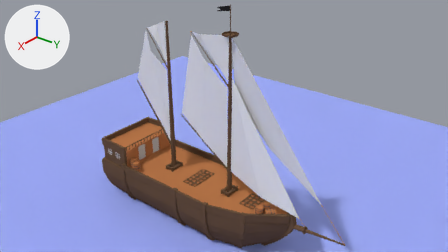
A saved change to the Blender file Assets/Objects/Blender/PirateShip.blend.
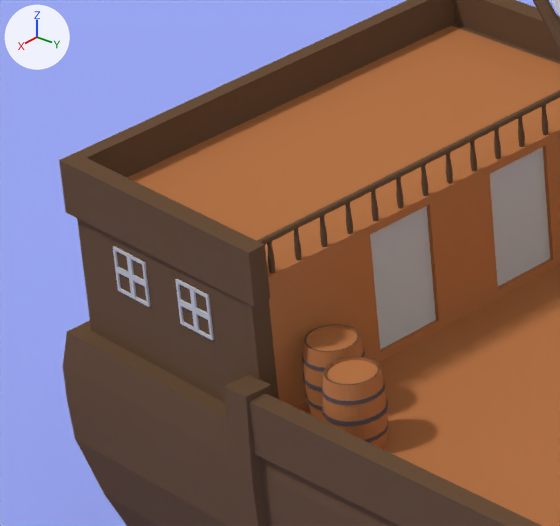
The first picture shows the older version from the file's camera 'Camera'. The close-ups show both versions on the part from 21% to 36% of the width and 47% to 72% of the height of that picture; other places that the commit changed are outside them. Lighting does not change. The marker at upper left points along +X, +Y and +Z.

Objects in the first close-up: 'Barrel.001', 'Barrel.002', 'Cube.002', 'Handrail.001', 'Plane', 'Plane.001'.
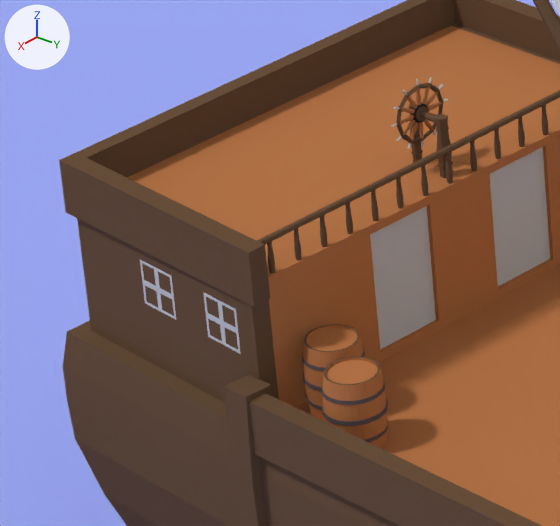
Patch to the scene script:
```diff
--- a/Assets/Objects/Blender/PirateShip.blend.py
+++ b/Assets/Objects/Blender/PirateShip.blend.py
@@ mat_woodblack @@
+mat_woodblack = diffuse_material('WoodBlack')
+mat_woodblack.base_color = (0.0236, 0.0236, 0.0236)  # black #2a2a2a
@@ me_cylinder_005 @@
+me_cylinder_005.from_pydata(...)  # 126 vertices, 122 faces; spans x -0.21..0.21, y -0.25..0.25, z 0.7..3.52
+# faces by material slot: [85, 37]
+me_cylinder_005.materials.append(mat_woodbright)  # orange #b87649
+me_cylinder_005.materials.append(mat_woodwhite)  # light grey #c3c3c3
@@ me_cylinder_012 @@
+me_cylinder_012.from_pydata(...)  # 78 vertices, 74 faces; spans x -0.21..0.21, y -0.25..0.25, z 0.0..2.13
+me_cylinder_012.materials.append(mat_wooddark)  # brown #69503c
@@ me_torus @@
+me_torus.from_pydata(...)  # 72 vertices, 72 faces; spans x -1.25..1.25, y -1.25..1.25, z -0.22..0.22
+me_torus.materials.append(mat_woodblack)  # black #2a2a2a
@@ me_torus_003 @@
+me_torus_003.from_pydata(...)  # 48 vertices, 48 faces; spans x -3.0..3.0, y -3.0..3.0, z -0.25..0.25
+me_torus_003.materials.append(mat_wooddark)  # brown #69503c
@@ me_cylinder_011 @@
+me_cylinder_011.from_pydata(...)  # 147 vertices, 129 faces; spans x -1.0..1.0, y -0.99..1.0, z -4.09..1.32
+me_cylinder_011.materials.append(mat_wooddark)  # brown #69503c
@@ ob_cube_002 @@
 ob_cube_002 = bpy.data.objects.new('Cube.002', me_cube_003)
-ob_cube_002.location = (0.911, -2.698, 1.413)
+ob_cube_002.location = (0.911, -2.557, 1.413)
 ob_cube_002.rotation_euler = (1.571, 0.0, 1.524)  # degrees (90, 0, 87)
@@ ob_cylinder_002 @@
+ob_cylinder_002 = bpy.data.objects.new('Cylinder.002', me_cylinder_005)
+ob_cylinder_002.location = (0.0, -2.173, 1.865)
+ob_cylinder_002.scale = (0.0366, 0.0366, 0.0366)
+_m = ob_cylinder_002.modifiers.new('Array', 'ARRAY')
+_m.count = 12
+_m.constant_offset_displace = (0.0, 0.0, 0.0)
+_m.use_relative_offset = False
+_m.use_object_offset = True
+_m.offset_object = ob_empty
@@ ob_empty @@
+ob_empty = bpy.data.objects.new('Empty', None)
+ob_empty.location = (0.0, -2.173, 1.865)
+ob_empty.rotation_euler = (0.0, 0.524, 0.0)  # degrees (0, 30, 0)
+ob_empty.scale = (0.0366, 0.0366, 0.0366)
@@ ob_cylinder_004 @@
+ob_cylinder_004 = bpy.data.objects.new('Cylinder.004', me_cylinder_012)
+ob_cylinder_004.location = (0.0, -2.205, 1.656)
+ob_cylinder_004.scale = (0.082, 0.082, 0.107)
@@ ob_torus @@
+ob_torus = bpy.data.objects.new('Torus', me_torus)
+ob_torus.location = (0.0, -2.173, 1.865)
+ob_torus.rotation_euler = (1.571, 0.0, 0.0)  # degrees (90, 0, 0)
+ob_torus.scale = (0.0298, 0.0298, 0.0353)
@@ ob_torus_003 @@
+ob_torus_003 = bpy.data.objects.new('Torus.003', me_torus_003)
+ob_torus_003.location = (0.0, -2.173, 1.865)
+ob_torus_003.rotation_euler = (1.571, 0.0, 0.0)  # degrees (90, 0, 0)
+ob_torus_003.scale = (0.0366, 0.0366, 0.0366)
@@ ob_cylinder_003 @@
+ob_cylinder_003 = bpy.data.objects.new('Cylinder.003', me_cylinder_011)
+ob_cylinder_003.location = (0.0, -2.173, 1.865)
+ob_cylinder_003.rotation_euler = (1.571, 0.0, 0.0)  # degrees (90, 0, 0)
+ob_cylinder_003.scale = (0.0268, 0.0268, 0.0268)
@@ ob_cylinder_005 @@
+ob_cylinder_005 = bpy.data.objects.new('Cylinder.005', me_cylinder_012.copy())
+ob_cylinder_005.location = (0.0, -2.064, 1.656)
+ob_cylinder_005.scale = (0.111, 0.111, 0.107)
```

What differs and where, as boxes [x1, y1, x2, y2] in the close-ups (560 x 526 px):
'Cube.002', moved: before [113, 246, 214, 340]; after [140, 260, 241, 354]
'Cylinder.002', added: after [391, 77, 448, 149]
    faces in mat_woodbright (orange #b87649): [397, 86, 444, 141]
    faces in mat_woodwhite (light grey #c3c3c3): [391, 77, 448, 149]
'Cylinder.005', added (brown): after [435, 114, 453, 178]
'Torus.003', added (brown): after [396, 83, 443, 143]
'Cylinder.004', added: after [409, 104, 423, 163]
'Cylinder.003', added: after [416, 106, 436, 123]
'Torus', added: after [411, 103, 429, 123]
